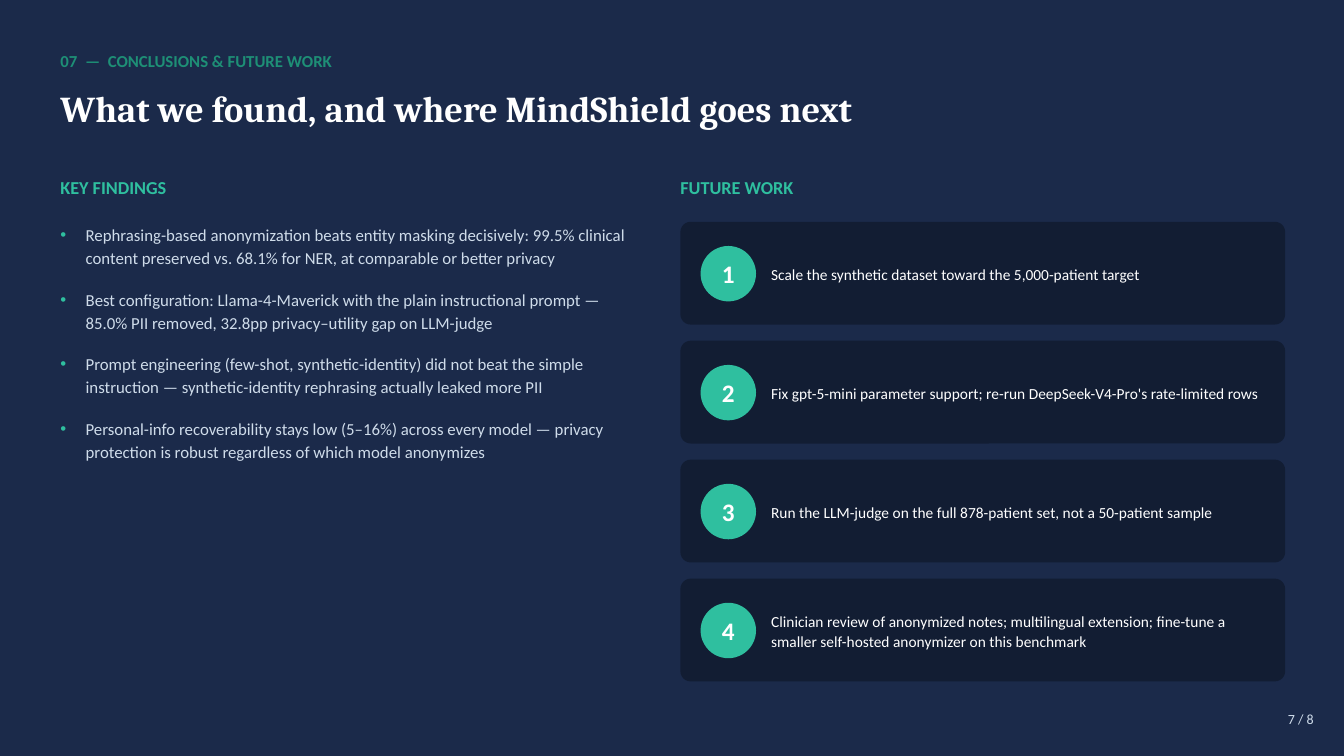
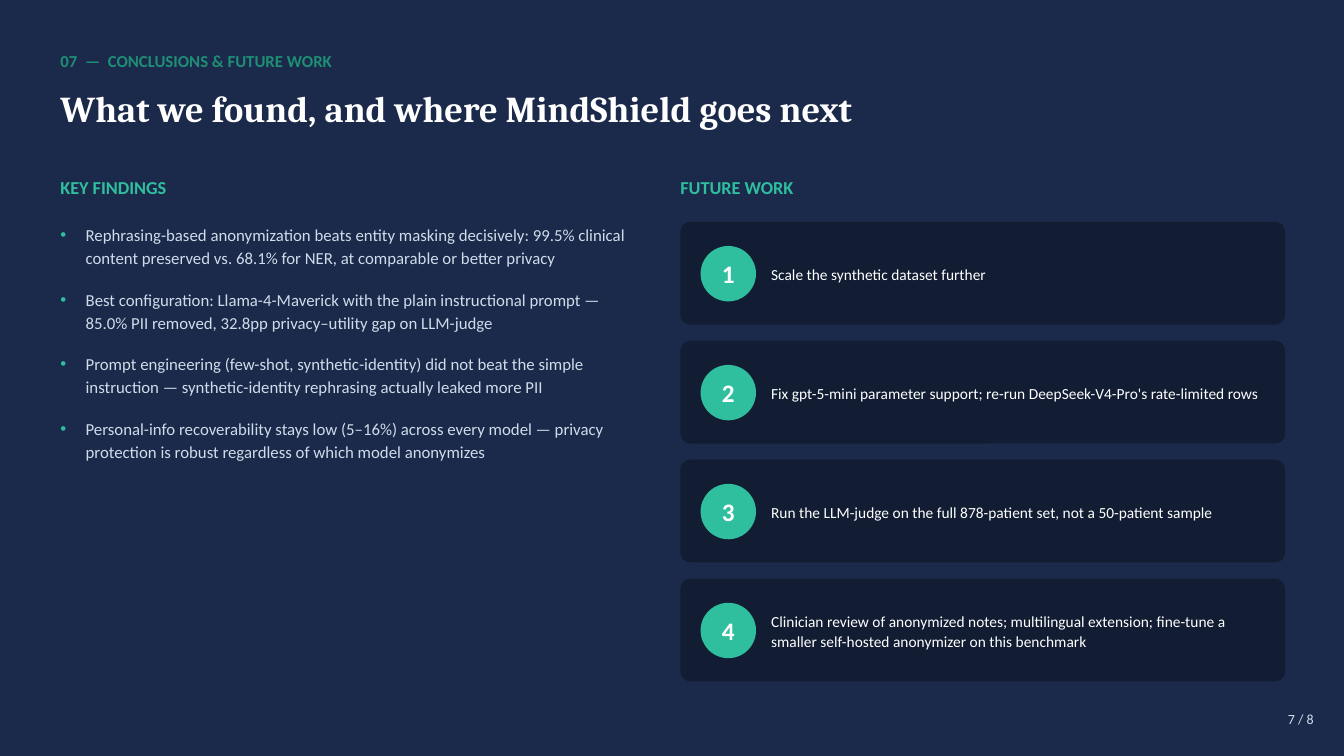
Before and after one commit to UriAtzmon/Anonymization-of-Mental-Health-Records, a slide deck: slide 8 of Presentation/MindShield_Final_Report.pptx. Drawn at 1344x756 pixels with LibreOffice and Linux fonts; fonts in the diff are those of the drawing. Boxes give left, top, right and bottom in pixels: in the first picture for what was removed or moved away, otherwise in the second. Text is boxed around its words. In the diff, an @@ line names an element or a change of style, - is before the commit and + after.

```diff
--- a/Presentation/MindShield_Final_Report.pptx
+++ b/Presentation/MindShield_Final_Report.pptx
@@ text at bbox=[771, 269, 985, 283]: text changed @@
-Scale the synthetic dataset toward the 5,000-patient target
+Scale the synthetic dataset further
```
Also in this commit, not shown: 1 other slide changed, 2 other files.
